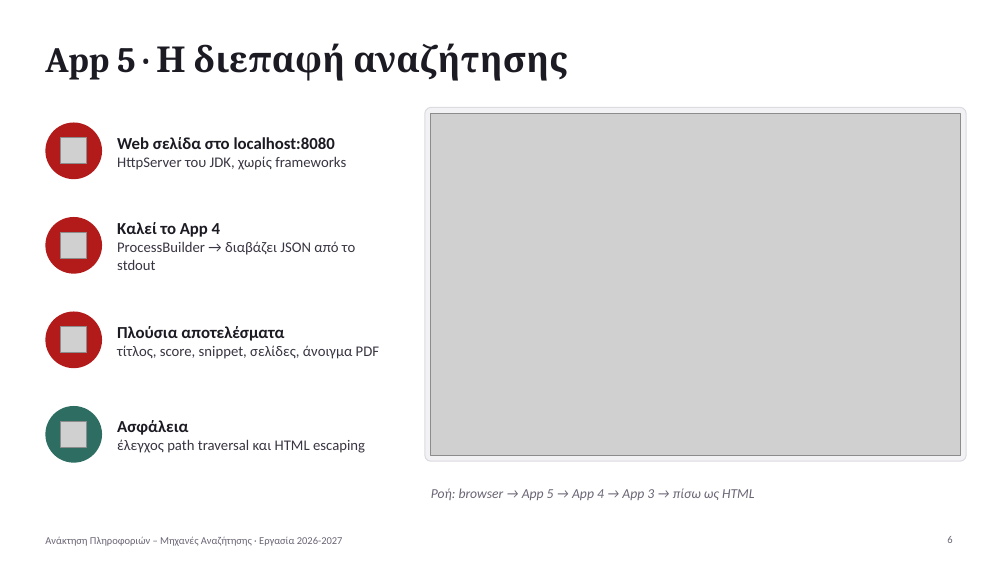
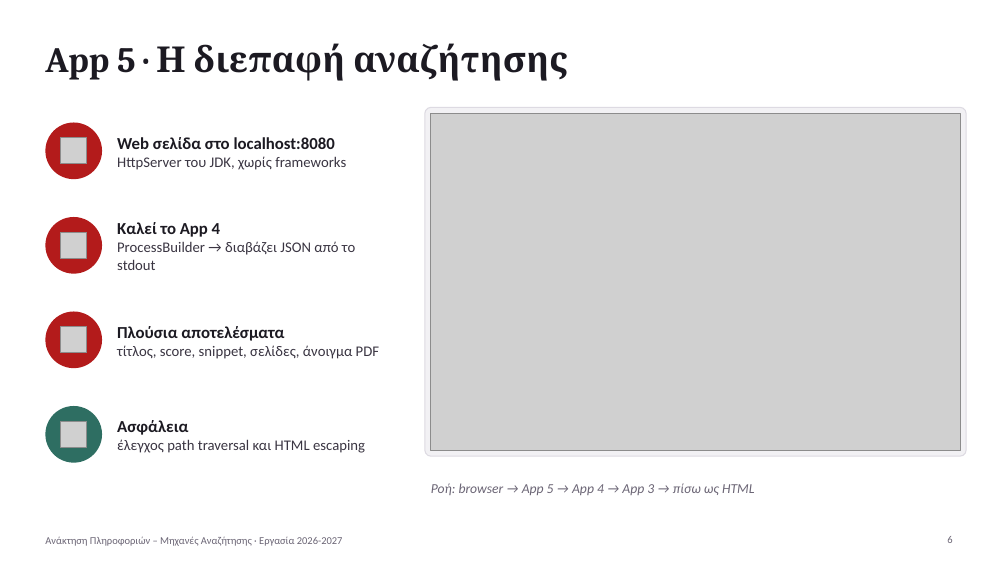
Before and after one commit to Daglisapo/AnaktisiPliroforion_MihanesAnazitisis, a slide deck: slide 6 of presentation.pptx. Drawn at 1008x567 pixels with LibreOffice and Linux fonts; fonts in the diff are those of the drawing; grey boxes stand for pictures. Boxes give left, top, right and bottom in pixels: in the first picture for what was removed or moved away, otherwise in the second. Text is boxed around its words. In the diff, an @@ line names an element or a change of style, - is before the commit and + after.

```diff
--- a/presentation.pptx
+++ b/presentation.pptx
@@ rounded rectangle: place and size @@
-rounded rectangle at [425, 107, 966, 461]
+rounded rectangle at [425, 107, 966, 456]
@@ picture: place and size @@
-picture at [431, 113, 960, 455]
+picture at [431, 113, 960, 450]
@@ text "Ροή: browser → App 5 ...": place and size @@
-text "Ροή: browser → App 5 ..." at [431, 488, 755, 500]
+text "Ροή: browser → App 5 ..." at [431, 483, 755, 495]
```
Also in this commit, not shown: 2 other slides changed, 1 other file.
